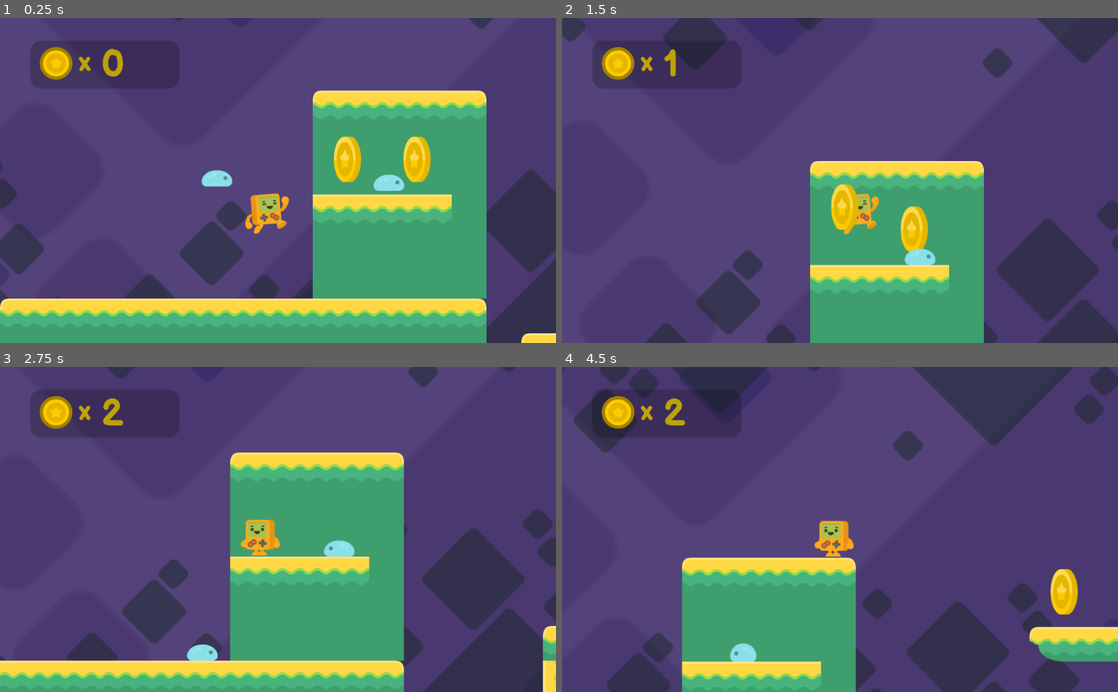
Above: before the commit, frames 1-4 (two rows, left to right).
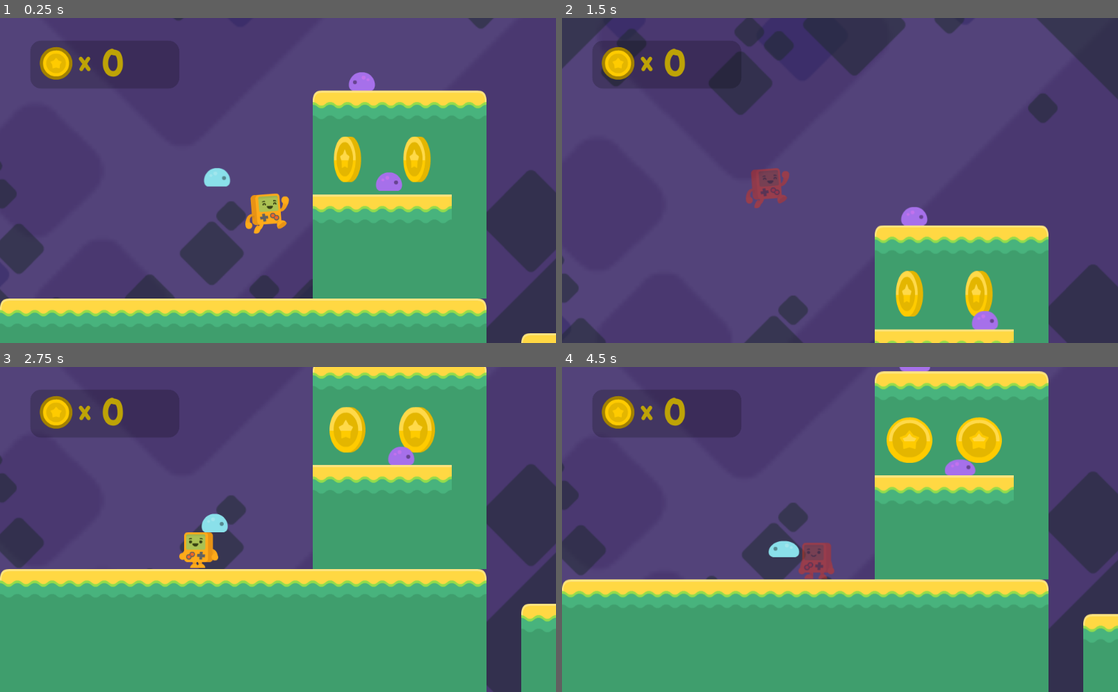
Above: after the commit, the same moments.

Repository: mdjones/borncg-2d-tut
Game: Godot game, scene res://Level1.tscn
The game is run twice, just before and just after one commit, with the same random seed, the same clock (stepped at 60 frames per second) and the same inputs. The project has no main scene, so this scene is started directly.
Inputs:
- Up to frame 1 (0.25 s): no input
- Up to frame 2 (1.5 s): hold Right (right) from 0.53 s (still down); tap Space (jump) at 0.77 s
- Up to frame 3 (2.75 s): tap Space (jump) at 1.52 s; release Right (right) at 2.03 s; hold A (left) from 2.03 s (still down)
- Up to frame 4 (4.5 s): release A (left) at 2.78 s; hold Right (right) 2.78-4.28 s; tap Space (jump) at 3.02, 3.77 s; hold A (left) from 4.28 s (still down)

The runs differ from the first frame. In frame 1, 0.6% of the frame differs, in the area x 36-73%, y 16-54%; in frame 2, 31%; in frame 3, 52%; in frame 4, 57%, in the area x 0-100%, y 0-100%.

Commit message:
Part 14 (Enemy Collisions, Getting Hurt, Enemy Colors)

Diff:
--- a/Level1.tscn
+++ b/Level1.tscn
@@ -65,6 +65,143 @@
 shape = SubResource( 2 )
 one_way_collision = true
 
+[node name="ParallaxBackground" type="ParallaxBackground" parent="."]
+
+[node name="PurpleSky" type="ParallaxLayer" parent="ParallaxBackground"]
+motion_mirroring = Vector2( 1280, 960 )
+
+[node name="Sprite" type="Sprite" parent="ParallaxBackground/PurpleSky"]
+scale = Vector2( 2, 2 )
+texture = ExtResource( 4 )
+centered = false
+
+[node name="farblocks" type="ParallaxLayer" parent="ParallaxBackground"]
+modulate = Color( 0.733333, 0.639216, 0.788235, 0.505882 )
+position = Vector2( 0.3, 0.3 )
+scale = Vector2( 2, 2 )
+motion_scale = Vector2( 0.25, 0.25 )
+motion_mirroring = Vector2( 2560, 1920 )
+
+[node name="Sprite" type="Sprite" parent="ParallaxBackground/farblocks"]
+scale = Vector2( 4, 4 )
+texture = ExtResource( 5 )
+centered = false
+
+[node name="middle blocks" type="ParallaxLayer" parent="ParallaxBackground"]
+modulate = Color( 0.517647, 0.521569, 0.760784, 0.490196 )
+position = Vector2( 0.3, 0.3 )
+motion_scale = Vector2( 0.4, 0.4 )
+motion_mirroring = Vector2( 1600, 1200 )
+
+[node name="Sprite" type="Sprite" parent="ParallaxBackground/middle blocks"]
+scale = Vector2( 2.5, 2.5 )
+texture = ExtResource( 5 )
+centered = false
+
+[node name="nearbye blocks" type="ParallaxLayer" parent="ParallaxBackground"]
+modulate = Color( 0.341176, 0.584314, 0.352941, 1 )
+motion_scale = Vector2( 0.7, 0.7 )
+motion_mirroring = Vector2( 1120, 840 )
+
+[node name="Sprite" type="Sprite" parent="ParallaxBackground/nearbye blocks"]
+modulate = Color( 1, 1, 1, 0.521569 )
+scale = Vector2( 1.75, 1.75 )
+texture = ExtResource( 5 )
+centered = false
+
+[node name="FallZone" type="Area2D" parent="."]
+position = Vector2( 2627.06, 827.955 )
+scale = Vector2( 14.12, 4.28001 )
+collision_layer = 4
+__meta__ = {
+"_edit_group_": true
+}
+
+[node name="CollisionShape2D" type="CollisionShape2D" parent="FallZone"]
+shape = SubResource( 3 )
+
+[node name="HUD" type="CanvasLayer" parent="."]
+script = ExtResource( 9 )
+
+[node name="Panel" type="Panel" parent="HUD"]
+margin_left = 55.6559
+margin_top = 42.3213
+margin_right = 329.656
+margin_bottom = 130.321
+custom_styles/panel = SubResource( 4 )
+__meta__ = {
+"_edit_use_anchors_": false,
+"_editor_description_": "	"
+}
+
+[node name="TextureRect" type="TextureRect" parent="HUD/Panel"]
+margin_left = 16.7137
+margin_top = 10.9399
+margin_right = 77.7137
+margin_bottom = 71.9399
+texture = ExtResource( 7 )
+__meta__ = {
+"_edit_use_anchors_": false
+}
+
+[node name="Label" type="Label" parent="HUD"]
+margin_left = 145.088
+margin_top = 53.364
+margin_right = 176.088
+margin_bottom = 113.364
+custom_fonts/font = SubResource( 5 )
+custom_colors/font_color = Color( 0.74902, 0.643137, 0.027451, 1 )
+text = "x"
+__meta__ = {
+"_edit_use_anchors_": false
+}
+
+[node name="Coins" type="Label" parent="HUD"]
+margin_left = 185.674
+margin_top = 45.2789
+margin_right = 275.674
+margin_bottom = 129.279
+custom_fonts/font = SubResource( 6 )
+custom_colors/font_color = Color( 0.74902, 0.643137, 0.027451, 1 )
+text = "##"
+__meta__ = {
+"_edit_use_anchors_": false
+}
+
+[node name="coins" type="Node2D" parent="."]
+
+[node name="coin1" parent="coins" instance=ExtResource( 6 )]
+position = Vector2( 1487.09, 229.919 )
+
+[node name="coin2" parent="coins" instance=ExtResource( 6 )]
+position = Vector2( 1152, 512 )
+
+[node name="coin3" parent="coins" instance=ExtResource( 6 )]
+position = Vector2( 1216, 128 )
+
+[node name="coin4" parent="coins" instance=ExtResource( 6 )]
+position = Vector2( 1088, 128 )
+
+[node name="coin5" parent="coins" instance=ExtResource( 6 )]
+position = Vector2( 576, 192 )
+
+[node name="coin6" parent="coins" instance=ExtResource( 6 )]
+position = Vector2( 448, 192 )
+
+[node name="enemies" type="Node2D" parent="."]
+
+[node name="enemy1" parent="enemies" instance=ExtResource( 10 )]
+position = Vector2( 195.267, 183.88 )
+direction = 1
+detects_cliffs = false
+
+[node name="enemy2" parent="enemies" instance=ExtResource( 10 )]
+position = Vector2( 512, 192 )
+direction = 1
+
+[node name="enemy3" parent="enemies" instance=ExtResource( 10 )]
+position = Vector2( 487.053, 31.3441 )
+
 [node name="Steve" parent="." instance=ExtResource( 2 )]
 position = Vector2( 300, 200 )
 collision_mask = 30
@@ -79,140 +216,6 @@
 smoothing_enabled = true
 editor_draw_limits = true
 
-[node name="ParallaxBackground" type="ParallaxBackground" parent="."]
-
-[node name="PurpleSky" type="ParallaxLayer" parent="ParallaxBackground"]
-motion_mirroring = Vector2( 1280, 960 )
-
-[node name="Sprite" type="Sprite" parent="ParallaxBackground/PurpleSky"]
-scale = Vector2( 2, 2 )
-texture = ExtResource( 4 )
-centered = false
-
-[node name="farblocks" type="ParallaxLayer" parent="ParallaxBackground"]
-modulate = Color( 0.733333, 0.639216, 0.788235, 0.505882 )
-position = Vector2( 0.3, 0.3 )
-scale = Vector2( 2, 2 )
-motion_scale = Vector2( 0.25, 0.25 )
-motion_mirroring = Vector2( 2560, 1920 )
-
-[node name="Sprite" type="Sprite" parent="ParallaxBackground/farblocks"]
-scale = Vector2( 4, 4 )
-texture = ExtResource( 5 )
-centered = false
-
-[node name="middle blocks" type="ParallaxLayer" parent="ParallaxBackground"]
-modulate = Color( 0.517647, 0.521569, 0.760784, 0.490196 )
-position = Vector2( 0.3, 0.3 )
-motion_scale = Vector2( 0.4, 0.4 )
-motion_mirroring = Vector2( 1600, 1200 )
-
-[node name="Sprite" type="Sprite" parent="ParallaxBackground/middle blocks"]
-scale = Vector2( 2.5, 2.5 )
-texture = ExtResource( 5 )
-centered = false
-
-[node name="nearbye blocks" type="ParallaxLayer" parent="ParallaxBackground"]
-modulate = Color( 0.341176, 0.584314, 0.352941, 1 )
-motion_scale = Vector2( 0.7, 0.7 )
-motion_mirroring = Vector2( 1120, 840 )
-
-[node name="Sprite" type="Sprite" parent="ParallaxBackground/nearbye blocks"]
-modulate = Color( 1, 1, 1, 0.521569 )
-scale = Vector2( 1.75, 1.75 )
-texture = ExtResource( 5 )
-centered = false
-
-[node name="FallZone" type="Area2D" parent="."]
-position = Vector2( 2627.06, 827.955 )
-scale = Vector2( 14.12, 4.28001 )
-collision_layer = 4
-__meta__ = {
-"_edit_group_": true
-}
-
-[node name="CollisionShape2D" type="CollisionShape2D" parent="FallZone"]
-shape = SubResource( 3 )
-
-[node name="HUD" type="CanvasLayer" parent="."]
-script = ExtResource( 9 )
-
-[node name="Panel" type="Panel" parent="HUD"]
-margin_left = 55.6559
-margin_top = 42.3213
-margin_right = 329.656
-margin_bottom = 130.321
-custom_styles/panel = SubResource( 4 )
-__meta__ = {
-"_edit_use_anchors_": false,
-"_editor_description_": "	"
-}
-
-[node name="TextureRect" type="TextureRect" parent="HUD/Panel"]
-margin_left = 16.7137
-margin_top = 10.9399
-margin_right = 77.7137
-margin_bottom = 71.9399
-texture = ExtResource( 7 )
-__meta__ = {
-"_edit_use_anchors_": false
-}
-
-[node name="Label" type="Label" parent="HUD"]
-margin_left = 145.088
-margin_top = 53.364
-margin_right = 176.088
-margin_bottom = 113.364
-custom_fonts/font = SubResource( 5 )
-custom_colors/font_color = Color( 0.74902, 0.643137, 0.027451, 1 )
-text = "x"
-__meta__ = {
-"_edit_use_anchors_": false
-}
-
-[node name="Coins" type="Label" parent="HUD"]
-margin_left = 185.674
-margin_top = 45.2789
-margin_right = 275.674
-margin_bottom = 129.279
-custom_fonts/font = SubResource( 6 )
-custom_colors/font_color = Color( 0.74902, 0.643137, 0.027451, 1 )
-text = "##"
-__meta__ = {
-"_edit_use_anchors_": false
-}
-
-[node name="coins" type="Node2D" parent="."]
-
-[node name="coin1" parent="coins" instance=ExtResource( 6 )]
-position = Vector2( 1487.09, 229.919 )
-
-[node name="coin2" parent="coins" instance=ExtResource( 6 )]
-position = Vector2( 1152, 512 )
-
-[node name="coin3" parent="coins" instance=ExtResource( 6 )]
-position = Vector2( 1216, 128 )
-
-[node name="coin4" parent="coins" instance=ExtResource( 6 )]
-position = Vector2( 1088, 128 )
-
-[node name="coin5" parent="coins" instance=ExtResource( 6 )]
-position = Vector2( 576, 192 )
-
-[node name="coin6" parent="coins" instance=ExtResource( 6 )]
-position = Vector2( 448, 192 )
-
-[node name="enemies" type="Node2D" parent="."]
-
-[node name="enemy1" parent="enemies" instance=ExtResource( 10 )]
-position = Vector2( 195.267, 183.88 )
-direction = 1
-detects_cliffs = false
-
-[node name="enemy2" parent="enemies" instance=ExtResource( 10 )]
-position = Vector2( 512, 192 )
-direction = 1
-
 [connection signal="body_entered" from="FallZone" to="Steve" method="_on_FallZone_body_entered"]
 [connection signal="coin_collected" from="coins/coin1" to="HUD" method="_on_coin_collected"]
 [connection signal="coin_collected" from="coins/coin2" to="HUD" method="_on_coin_collected"]
--- a/Steve.gd
+++ b/Steve.gd
@@ -33,7 +33,25 @@
 	velocity.y = lerp(velocity.y, 0, 0.05)
 
 
+func _on_FallZone_body_entered(body):
+	get_tree().change_scene("res://Level1.tscn")
 
-func _on_FallZone_body_entered(body):
-	print(body)
+
+func bounce():
+	velocity.y = JUMP_FORCE*0.6
+
+func ouch(var enemy_pos_x):
+	set_modulate(Color(1,0.3,0.3,0.4))
+	velocity.y = JUMP_FORCE*0.5
+	if position.x < enemy_pos_x:
+		velocity.x = -800
+	elif position.x > enemy_pos_x:
+		velocity.x = 800
+	Input.action_release("left")
+	Input.action_release("right")
+
+	$Timer.start()
+
+
+func _on_Timer_timeout():
 	get_tree().change_scene("res://Level1.tscn")
--- a/Steve.tscn
+++ b/Steve.tscn
@@ -21,3 +21,7 @@
 [node name="CollisionShape2D" type="CollisionShape2D" parent="."]
 position = Vector2( 0, 15.5489 )
 shape = SubResource( 1 )
+
+[node name="Timer" type="Timer" parent="."]
+
+[connection signal="timeout" from="Timer" to="." method="_on_Timer_timeout"]
--- a/enemy.gd
+++ b/enemy.gd
@@ -1,14 +1,20 @@
 extends KinematicBody2D
 
+var speed = 50
 var velocity = Vector2()
 export var direction = -1
 export var detects_cliffs = true
+var debug = true
+
 
 func _ready():
 	if direction == 1:
 		$AnimatedSprite.flip_h = true
 	$floor_checker.position.x = $CollisionShape2D.shape.get_extents().x * direction
 	$floor_checker.enabled = detects_cliffs
+
+	if detects_cliffs:
+		set_modulate(Color(1.2,0.5,1))
 
 func _physics_process(delta):
 	if is_on_wall() or (not $floor_checker.is_colliding() and detects_cliffs and is_on_floor()):
@@ -17,7 +23,36 @@
 		$floor_checker.position.x = $CollisionShape2D.shape.get_extents().x * direction
 
 	velocity.y += 20
-	velocity.x = direction*50
+	velocity.x = direction*speed
 
 	## Have to add Vector2.UP so the enemy knows when it interacts with a wall
 	velocity = move_and_slide(velocity, Vector2.UP)
+
+
+func _on_top_checker_body_entered(body):
+	$AnimatedSprite.play("squashed")
+
+	set_collision_layer_bit(4,false)
+	set_collision_mask_bit(0,false)
+	$top_checker.set_collision_layer_bit(4,false)
+	$top_checker.set_collision_mask_bit(0,false)
+
+	$sides_checker.set_collision_layer_bit(4,false)
+	$sides_checker.set_collision_mask_bit(0,false)
+
+	$Timer.start()
+	body.bounce()
+
+
+
+func _on_sides_checker_body_entered(body):
+	## Note: I had to set collision layer bt 4 (enemy) to false or
+	##this func called when enemy hit TileSolidMap
+	if debug:
+		print("Ouch!!", body, " ", body.get_name())
+
+
+	body.ouch(position.x)
+
+func _on_Timer_timeout():
+	queue_free()
--- a/enemy.tscn
+++ b/enemy.tscn
@@ -21,15 +21,20 @@
 [sub_resource type="RectangleShape2D" id=2]
 extents = Vector2( 21.6185, 12.6012 )
 
+[sub_resource type="RectangleShape2D" id=3]
+extents = Vector2( 17.5902, 3.46645 )
+
+[sub_resource type="RectangleShape2D" id=4]
+extents = Vector2( 24.8511, 10 )
+
 [node name="enemy" type="KinematicBody2D"]
 collision_layer = 16
-collision_mask = 51
+collision_mask = 35
 script = ExtResource( 4 )
 
 [node name="AnimatedSprite" type="AnimatedSprite" parent="."]
 frames = SubResource( 1 )
 animation = "crawl"
-frame = 1
 playing = true
 
 [node name="CollisionShape2D" type="CollisionShape2D" parent="."]
@@ -41,3 +46,26 @@
 enabled = true
 cast_to = Vector2( 0, 20 )
 collision_mask = 2
+
+[node name="top_checker" type="Area2D" parent="."]
+collision_layer = 16
+collision_mask = 33
+
+[node name="CollisionShape2D" type="CollisionShape2D" parent="top_checker"]
+position = Vector2( -0.28289, -12.353 )
+shape = SubResource( 3 )
+
+[node name="sides_checker" type="Area2D" parent="."]
+collision_layer = 0
+collision_mask = 33
+
+[node name="CollisionShape2D" type="CollisionShape2D" parent="sides_checker"]
+position = Vector2( 0, 5.18637 )
+shape = SubResource( 4 )
+
+[node name="Timer" type="Timer" parent="."]
+wait_time = 0.5
+
+[connection signal="body_entered" from="top_checker" to="." method="_on_top_checker_body_entered"]
+[connection signal="body_entered" from="sides_checker" to="." method="_on_sides_checker_body_entered"]
+[connection signal="timeout" from="Timer" to="." method="_on_Timer_timeout"]
Not shown: 1 places in enemy.tscn that only renumber resources
